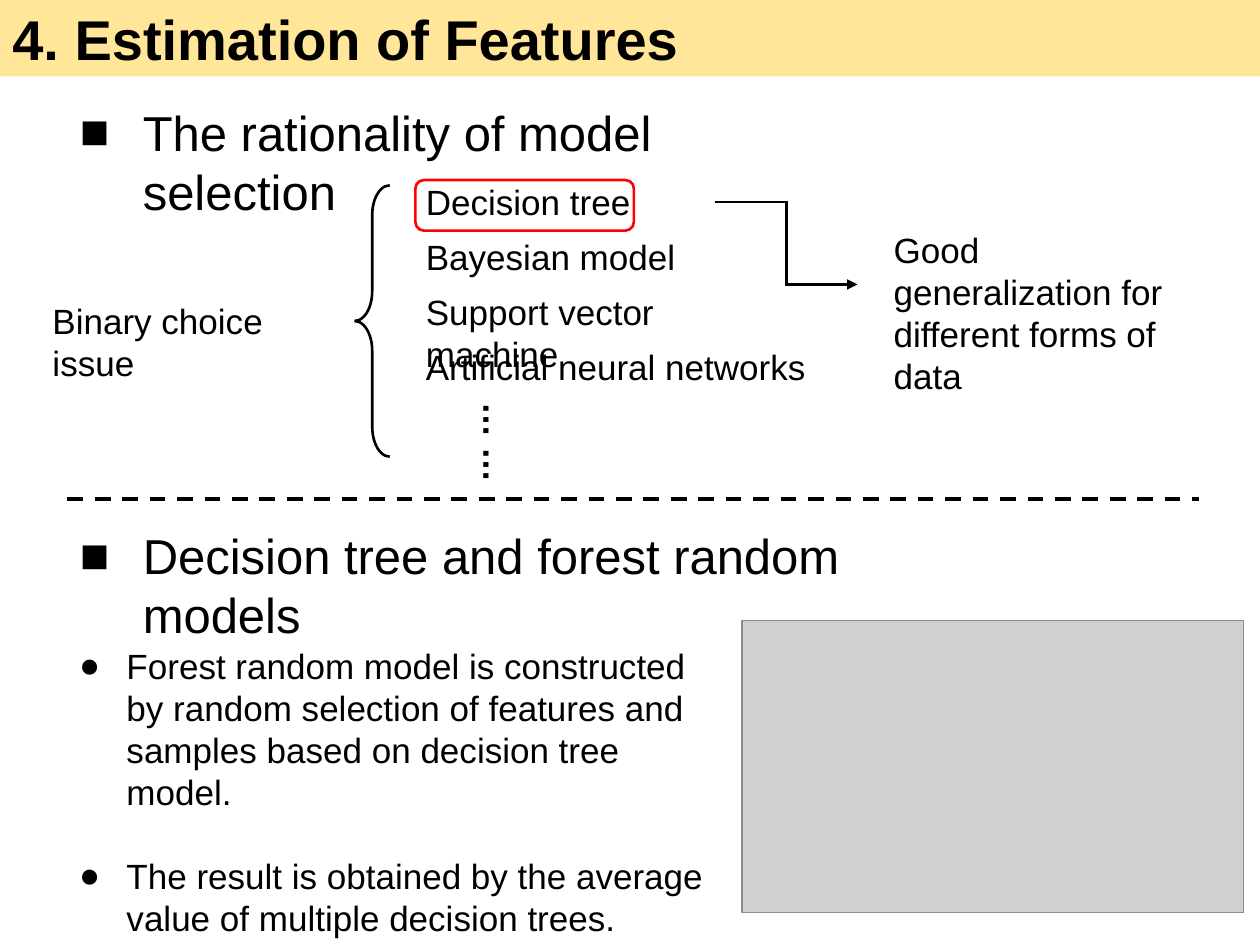
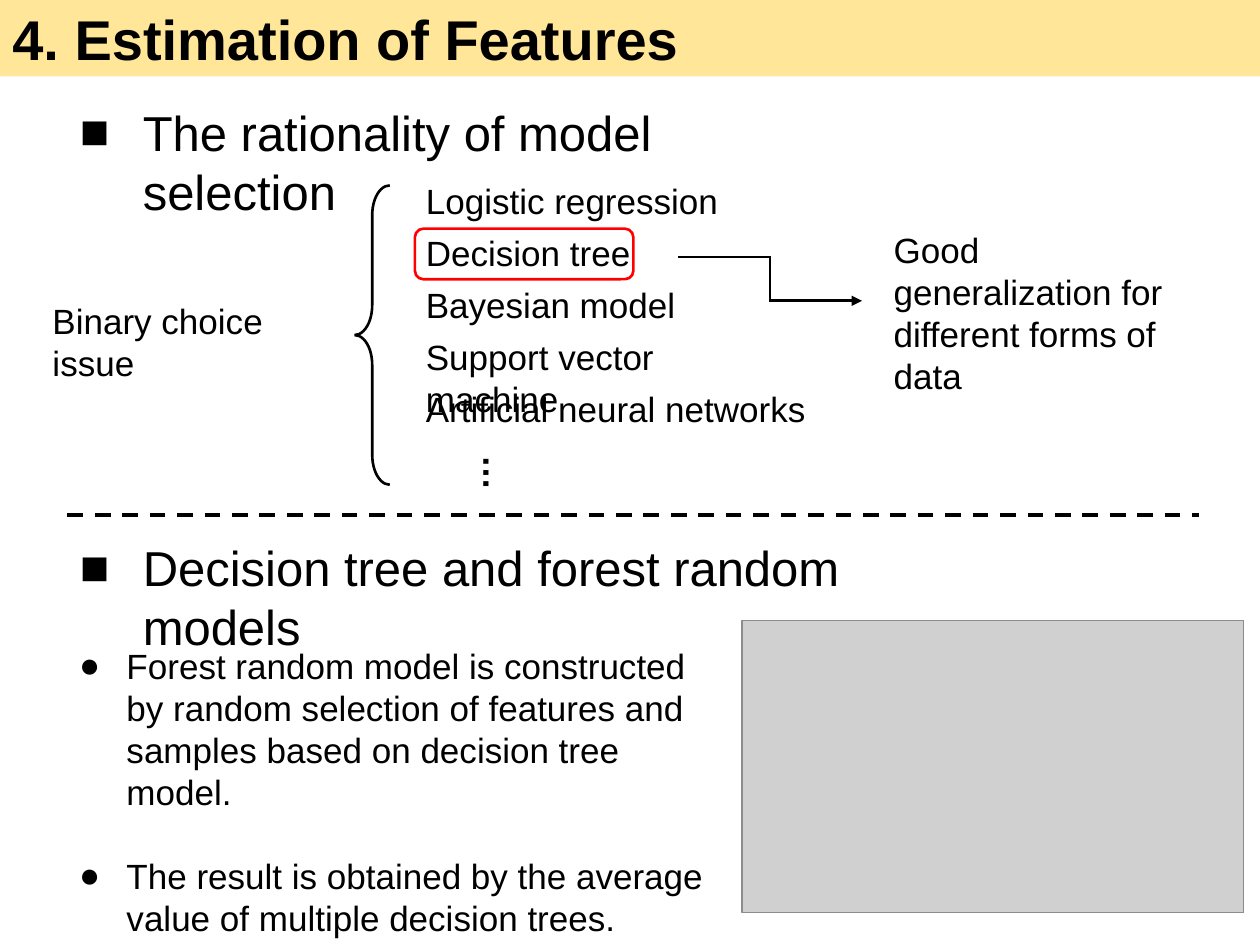
Before and after one commit to 7bder/Thesis, a slide deck: slide 67 of presentation/All in One.pptx (slide 66 before the commit). Drawn at 1260x945 pixels with LibreOffice and Linux fonts; fonts in the diff are those of the drawing; grey boxes stand for pictures. Boxes give left, top, right and bottom in pixels: in the first picture for what was removed or moved away, otherwise in the second. Text is boxed around its words. In the diff, an @@ line names an element or a change of style, - is before the commit and + after.

```diff
--- a/presentation/All in One.pptx
+++ b/presentation/All in One.pptx
@@ left brace: place and size @@
-left brace at (354,185,389,456)
+left brace at (354,185,389,485)
@@ text added at (426,188,718,221), 20 pt, text #000000 @@
+Logistic regression
@@ 2 texts, 1 rounded rectangle: place and size @@
-2 texts, 1 rounded rectangle at (416,180,675,277)
+2 texts, 1 rounded rectangle at (415,229,675,325)
@@ elbow arrow moved from (714, 202) - (858, 285) to (678, 257) - (862, 301) @@
@@ text "Support vector machine": place and size @@
-text "Support vector machine" at (426,300,653,374)
+text "Support vector machine" at (426,345,653,419)
@@ text "Artificial neural networks": place and size @@
-text "Artificial neural networks" at (558,354,805,381)
+text "Artificial neural networks" at (558,396,805,423)
@@ text at (457,433,525,485): text changed @@
-… …
+…
@@ text "Decision tree and forest random ..." rewrapped from (143,538,839,634) to (143,550,839,655) @@
@@ line moved from (68, 499) - (1200, 499) to (68, 515) - (1200, 515) @@
```
Also in this commit, not shown: 7 other slides changed, 42 other files.
